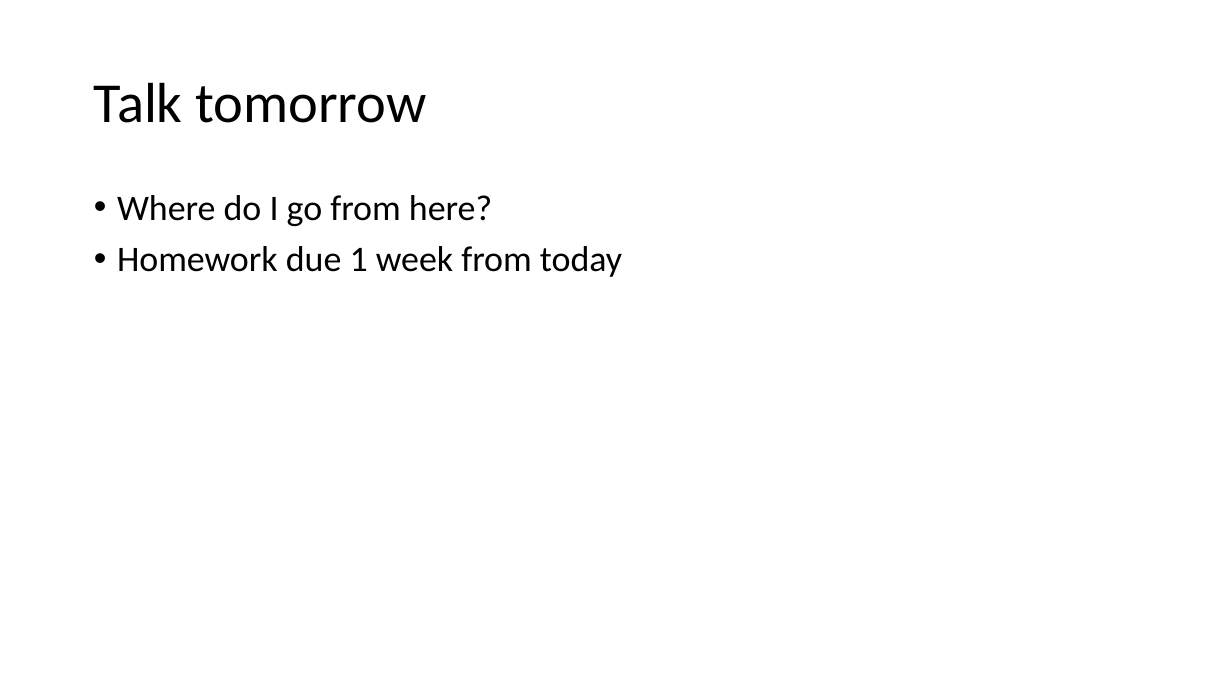
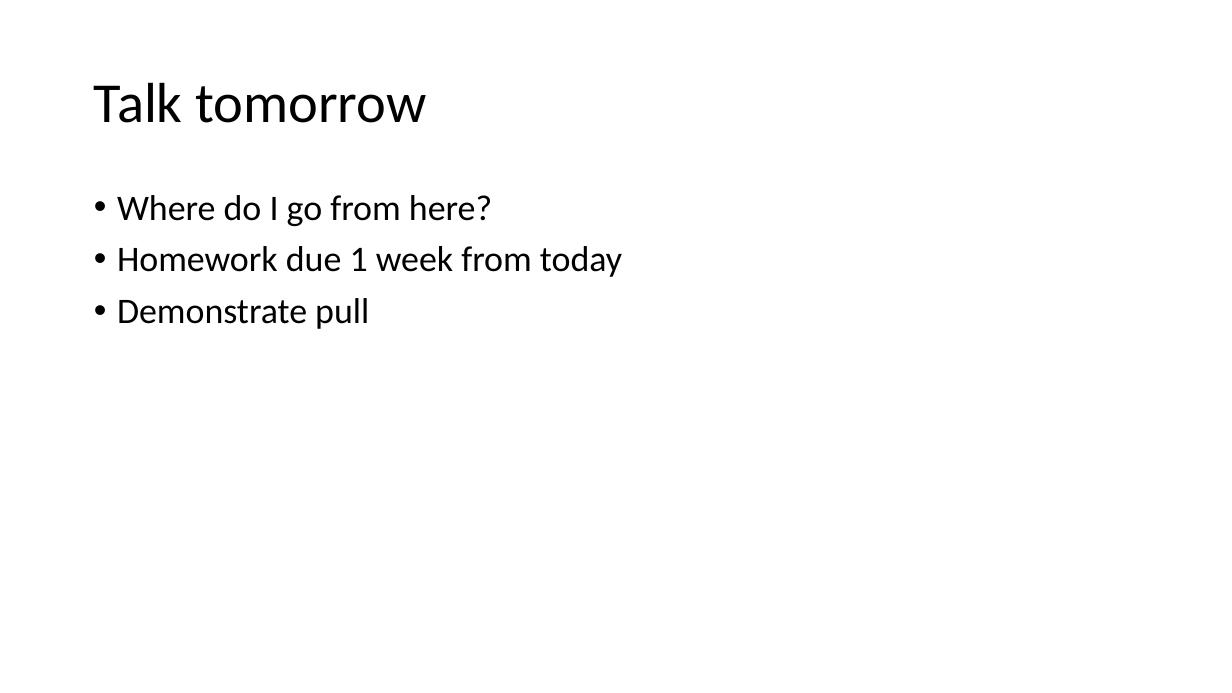
Before and after one commit to skalakm/232, a slide deck: slide 56 of notes.pptx. Drawn at 1232x693 pixels with LibreOffice and Linux fonts; fonts in the diff are those of the drawing. Boxes give left, top, right and bottom in pixels: in the first picture for what was removed or moved away, otherwise in the second. Text is boxed around its words. In the diff, an @@ line names an element or a change of style, - is before the commit and + after.

```diff
--- a/notes.pptx
+++ b/notes.pptx
@@ text at <box>117,298,369,329</box>: paragraph added @@
+• Demonstrate pull
```
Also in this commit, not shown: 3 other files.
